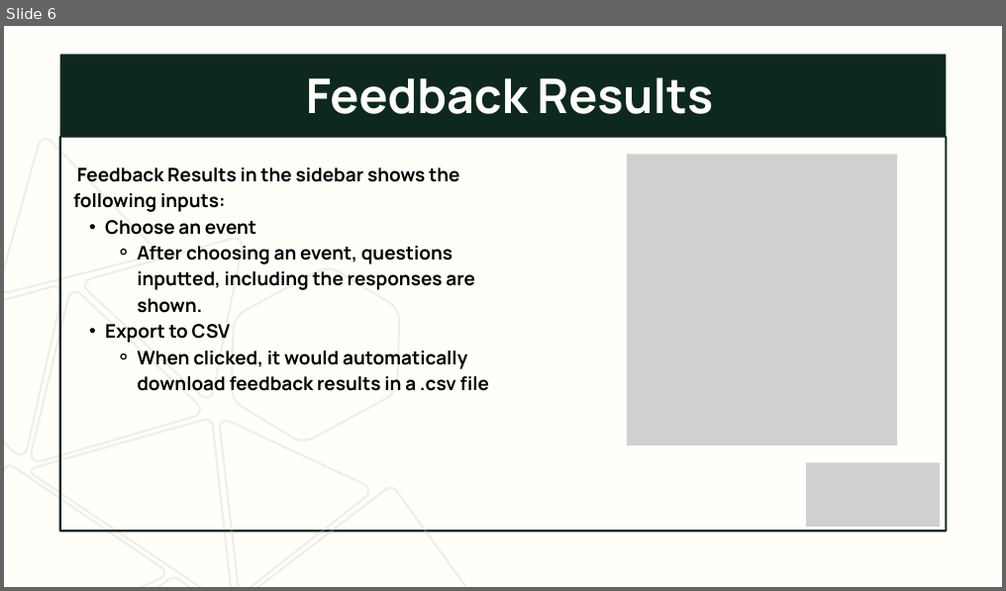
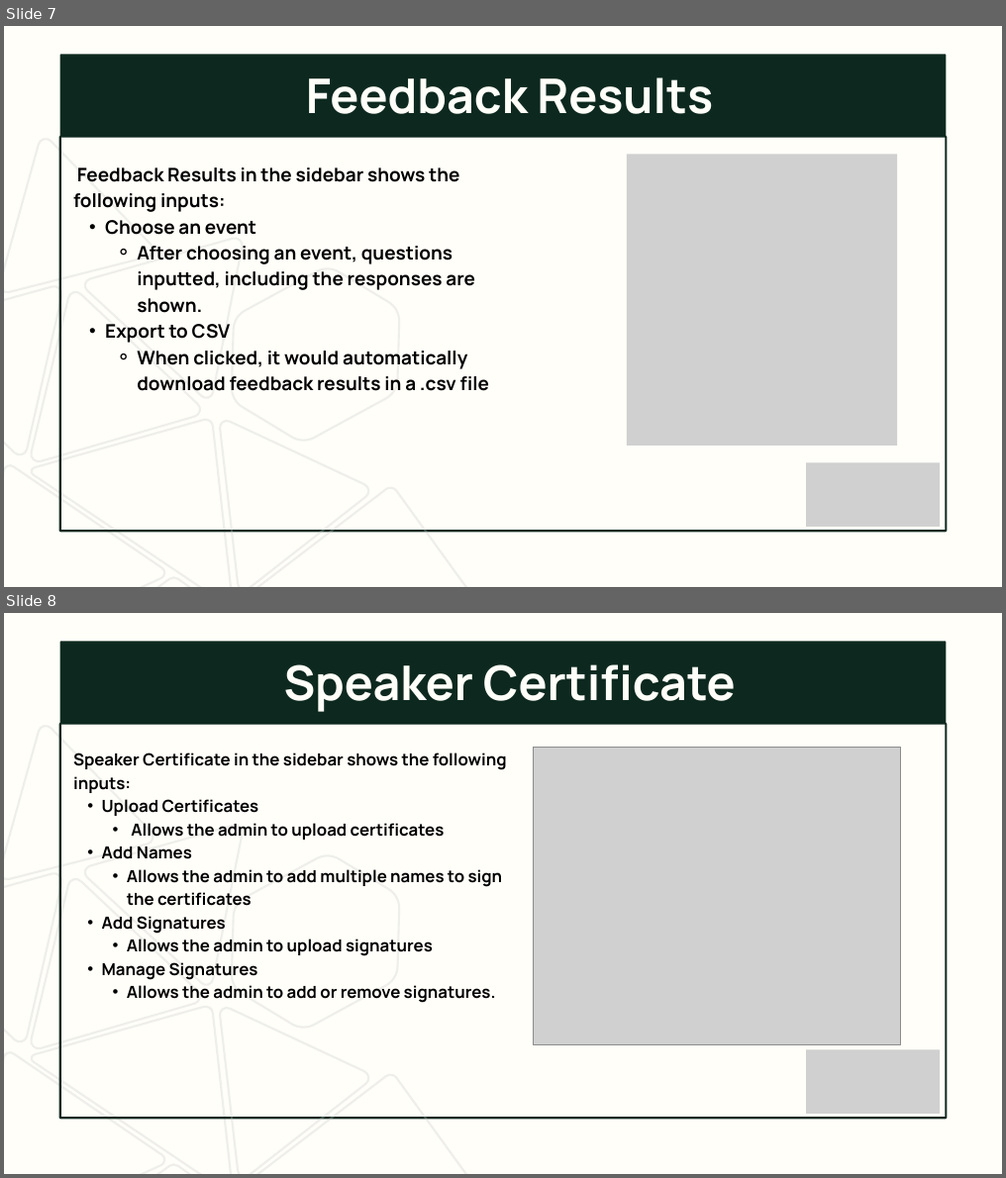
Before and after one commit to Larkaholic/AutoCert, a slide deck: docs/AutoCert Walkthrough.pptx. Shown one above the other, each under a label of ours: slide 6 before the commit, slides 7 and 8 after it. The pictures are 1006x591 and 1006x1178 pixels, drawn with LibreOffice and Linux fonts; fonts in the diff are those of the drawing; grey boxes stand for pictures. Boxes give left, top, right and bottom in pixels: in the first picture for what was removed or moved away, otherwise in the second. Text is boxed around its words. In the diff, an @@ line names an element or a change of style, - is before the commit and + after.

Commit message:
powerpoint xd

```diff
--- a/docs/AutoCert Walkthrough.pptx
+++ b/docs/AutoCert Walkthrough.pptx
@@ slide 8 added at (4, 613, 1002, 1174), background #FFFEF9 @@
@@ freeform shape added at (59, 641, 945, 723), fill #0D291F @@
@@ text added at (284, 664, 736, 712), 69 pt, text #FFFEF9, bold @@
+Speaker Certificate
@@ freeform shape added at (4, 706, 155, 881), outline #CACACA 3 pt @@
@@ freeform shape added at (59, 724, 945, 1119), outline #0D291F 3 pt @@
@@ text added at (73, 753, 507, 1003), 24 pt, text #000000, bold @@
+Speaker Certificate in the sidebar shows the following inputs:
+  • Upload Certificates
+    • Allows the admin to upload certificates
+  • Add Names
+    • Allows the admin to add multiple names to sign the certificates
+  • Add Signatures
+    • Allows the admin to upload signatures
+  • Manage Signatures
+    • Allows the admin to add or remove signatures.
@@ picture added at (533, 748, 900, 1046) @@
@@ freeform shape added at (82, 769, 303, 988), outline #CACACA 3 pt @@
@@ freeform shape added at (4, 814, 124, 1046), outline #CACACA 3 pt @@
@@ freeform shape added at (199, 834, 432, 1050), outline #CACACA 3 pt @@
@@ freeform shape added at (30, 877, 220, 1083), outline #CACACA 3 pt @@
@@ freeform shape added at (30, 941, 309, 1174), outline #CACACA 3 pt @@
@@ freeform shape added at (219, 993, 378, 1174), outline #CACACA 3 pt @@
@@ freeform shape added at (4, 1012, 166, 1174), outline #CACACA 3 pt @@
@@ freeform shape added at (233, 1056, 530, 1174), outline #CACACA 3 pt @@
@@ picture added at (806, 1051, 941, 1114) @@
@@ freeform shape added at (118, 1164, 230, 1174), outline #CACACA 3 pt @@
@@ what was slide 6 is now slide 7 @@
```
Also in this commit, not shown: 1 slide changed, 1 other slide added.
